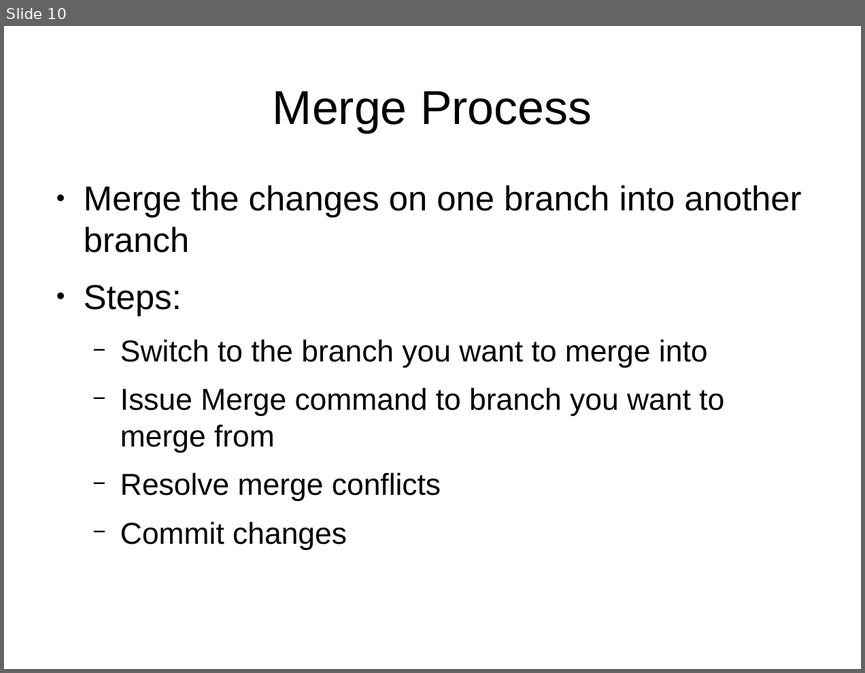
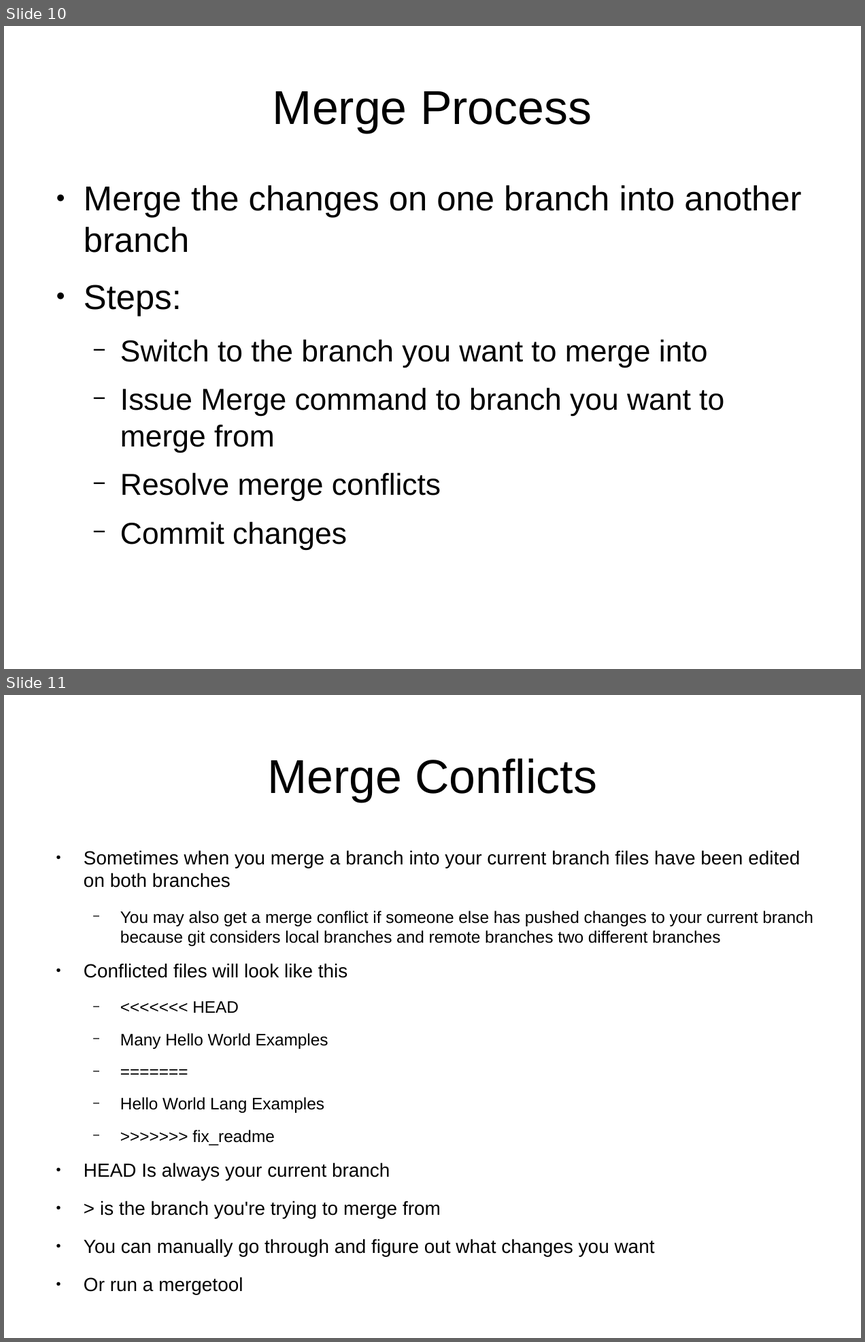
Before and after one commit to UMKCRobotics/Chris-Git-Presentation, a slide deck: presentation.odp. Shown one above the other, each under a label of ours: slide 10 before the commit, slides 10 and 11 after it. The pictures are 865x673 and 865x1342 pixels, drawn with LibreOffice and Linux fonts; fonts in the diff are those of the drawing. Boxes give left, top, right and bottom in pixels: in the first picture for what was removed or moved away, otherwise in the second. Text is boxed around its words. In the diff, an @@ line names an element or a change of style, - is before the commit and + after.

```diff
--- a/presentation.odp
+++ b/presentation.odp
@@ slide 11 added at [4,695,861,1338], background #FFFFFF @@
@@ title added at [267,758,597,802], 44 pt, text #000000 @@
+Merge Conflicts
@@ text added at [84,850,813,1294], 17.6 pt, text #000000 @@
+● Sometimes when you merge a branch into your current branch files have been edited on both branches
+  − You may also get a merge conflict if someone else has pushed changes to your current branch because git considers local branches and remote branches two different branches
+● Conflicted files will look like this
+  − <<<<<<< HEAD
+  − Many Hello World Examples
+  − =======
+  − Hello World Lang Examples
+  − >>>>>>> fix_readme
+● HEAD Is always your current branch
+● > is the branch you're trying to merge from
+● You can manually go through and figure out what changes you want
+● Or run a mergetool
```
Also in this commit, not shown: 12 slides changed.
